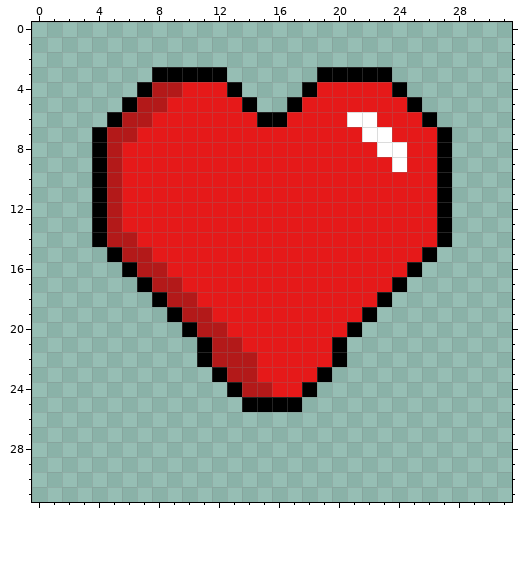
Edited in one commit: pixel-art sprite (2DGame/Assets/Sprites/Heart/Heart4.png). The picture above is the old version.
The file is 320x320 pixels, drawn in blocks of 10x10; one block is one cell here.
New version:
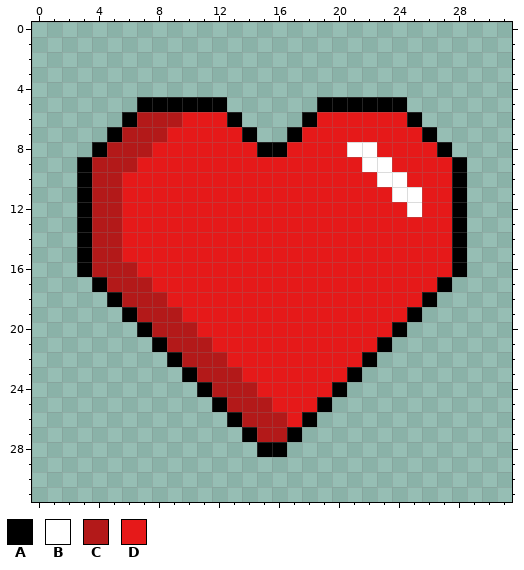
Palette (. is transparent): A #000000  B #ffffff  C #b31919  D #e61919
Commit message: Perfected Heart Animation
What changed:
@@ x 0..31 @@
  2 ................................
- 3 ........AAAAA......AAAAA........
- 4 .......ACCDDDA....ADDDDDA.......
- 5 ......ACCDDDDDA..ADDDDDDDA......
- 6 .....ACCDDDDDDDAADDDDBBDDDA.....
- 7 ....ACCDDDDDDDDDDDDDDDBBDDDA....
- 8 ....ACDDDDDDDDDDDDDDDDDBBDDA....
- 9 ....ACDDDDDDDDDDDDDDDDDDBDDA....
-10 ....ACDDDDDDDDDDDDDDDDDDDDDA....
-11 ....ACDDDDDDDDDDDDDDDDDDDDDA....
-12 ....ACDDDDDDDDDDDDDDDDDDDDDA....
-13 ....ACDDDDDDDDDDDDDDDDDDDDDA....
-14 ....ACCDDDDDDDDDDDDDDDDDDDDA....
-15 .....ACCDDDDDDDDDDDDDDDDDDA.....
-16 ......ACCDDDDDDDDDDDDDDDDA......
-17 .......ACCDDDDDDDDDDDDDDA.......
-18 ........ACCDDDDDDDDDDDDA........
-19 .........ACCDDDDDDDDDDA.........
-20 ..........ACCDDDDDDDDA..........
-21 ...........ACCDDDDDDA...........
-22 ...........ACCCDDDDDA...........
-23 ............ACCDDDDA............
-24 .............ACCDDA.............
-25 ..............AAAA..............
-26 ................................
-27 ................................
-28 ................................
+ 3 ................................
+ 4 ................................
+ 5 .......AAAAAA......AAAAAA.......
+ 6 ......ACCCDDDA....ADDDDDDA......
+ 7 .....ACCCDDDDDA..ADDDDDDDDA.....
+ 8 ....ACCCDDDDDDDAADDDDBBDDDDA....
+ 9 ...ACCCDDDDDDDDDDDDDDDBBDDDDA...
+10 ...ACCDDDDDDDDDDDDDDDDDBBDDDA...
+11 ...ACCDDDDDDDDDDDDDDDDDDBBDDA...
+12 ...ACCDDDDDDDDDDDDDDDDDDDBDDA...
+13 ...ACCDDDDDDDDDDDDDDDDDDDDDDA...
+14 ...ACCDDDDDDDDDDDDDDDDDDDDDDA...
+15 ...ACCDDDDDDDDDDDDDDDDDDDDDDA...
+16 ...ACCCDDDDDDDDDDDDDDDDDDDDDA...
+17 ....ACCCDDDDDDDDDDDDDDDDDDDA....
+18 .....ACCCDDDDDDDDDDDDDDDDDA.....
+19 ......ACCCDDDDDDDDDDDDDDDA......
+20 .......ACCCDDDDDDDDDDDDDA.......
+21 ........ACCCDDDDDDDDDDDA........
+22 .........ACCCDDDDDDDDDA.........
+23 ..........ACCCDDDDDDDA..........
+24 ...........ACCCDDDDDA...........
+25 ............ACCCDDDA............
+26 .............ACCCDA.............
+27 ..............ACCA..............
+28 ...............AA...............
 29 ................................
Boxes around the changes in both pictures, in picture pixels (x1, y1, x2, y2):
changed: (77, 67, 467, 457)
